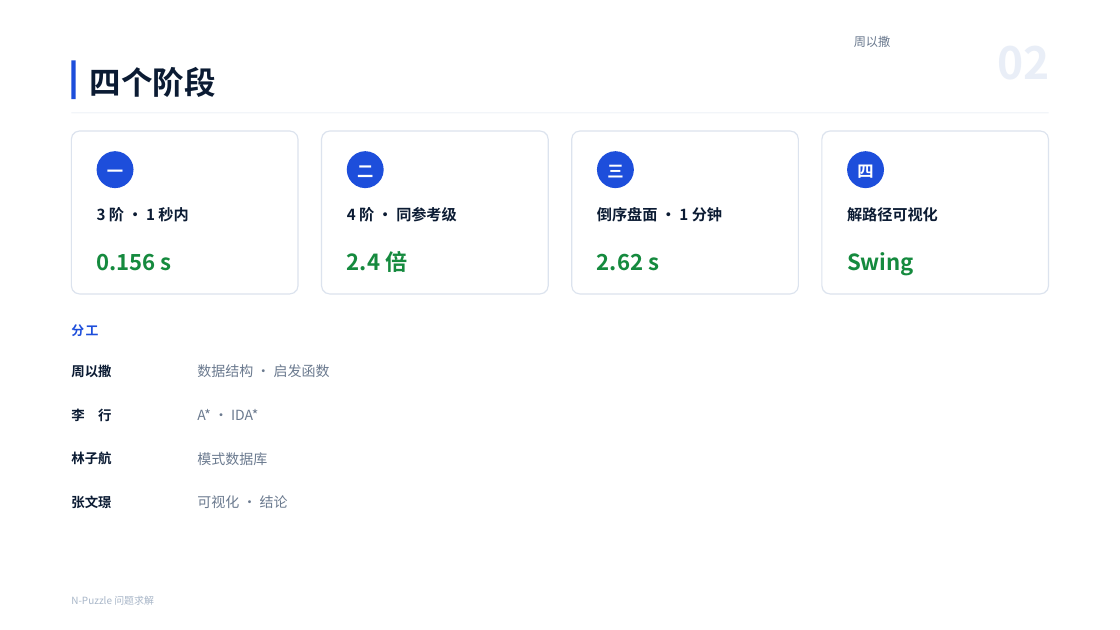
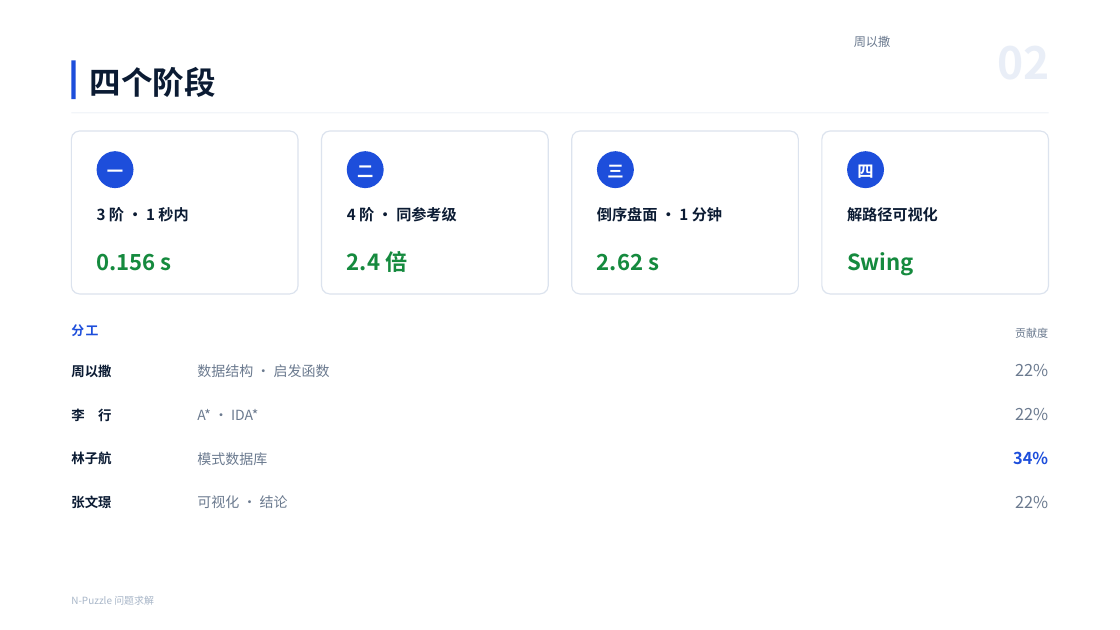
Before and after one commit to lin612320/ai-course-group, a slide deck: slide 2 of 项目一-NPuzzle问题求解/02-演示/N-Puzzle项目演示.pptx. Drawn at 1120x630 pixels with LibreOffice and Linux fonts; fonts in the diff are those of the drawing; background and template pictures are left out. Boxes give left, top, right and bottom in pixels: in the first picture for what was removed or moved away, otherwise in the second. Text is boxed around its words. In the diff, an @@ line names an element or a change of style, - is before the commit and + after.

```diff
--- a/项目一-NPuzzle问题求解/02-演示/N-Puzzle项目演示.pptx
+++ b/项目一-NPuzzle问题求解/02-演示/N-Puzzle项目演示.pptx
@@ text added at bbox=[1015, 328, 1048, 338], 9.5 pt, text #6B7A8F @@
+贡献度
@@ text added at bbox=[1015, 364, 1048, 376], 14 pt, text #6B7A8F @@
+22%
@@ text added at bbox=[1015, 408, 1048, 420], 14 pt, text #6B7A8F @@
+22%
@@ text added at bbox=[1013, 451, 1048, 465], 14 pt, text #1D4EDB, bold @@
+34%
@@ text added at bbox=[1015, 496, 1048, 508], 14 pt, text #6B7A8F @@
+22%
```
Also in this commit, not shown: 1 other file.
